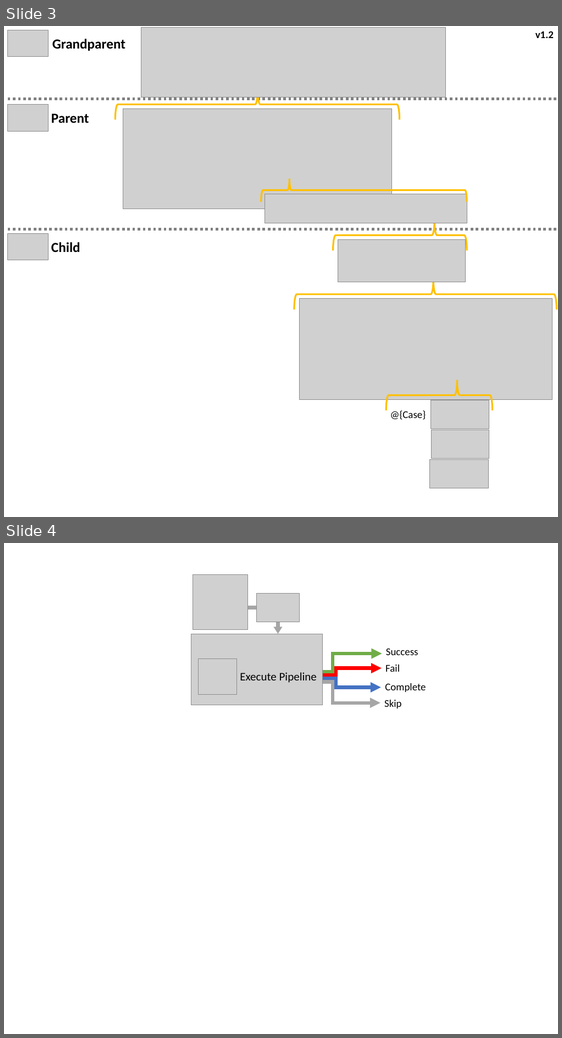
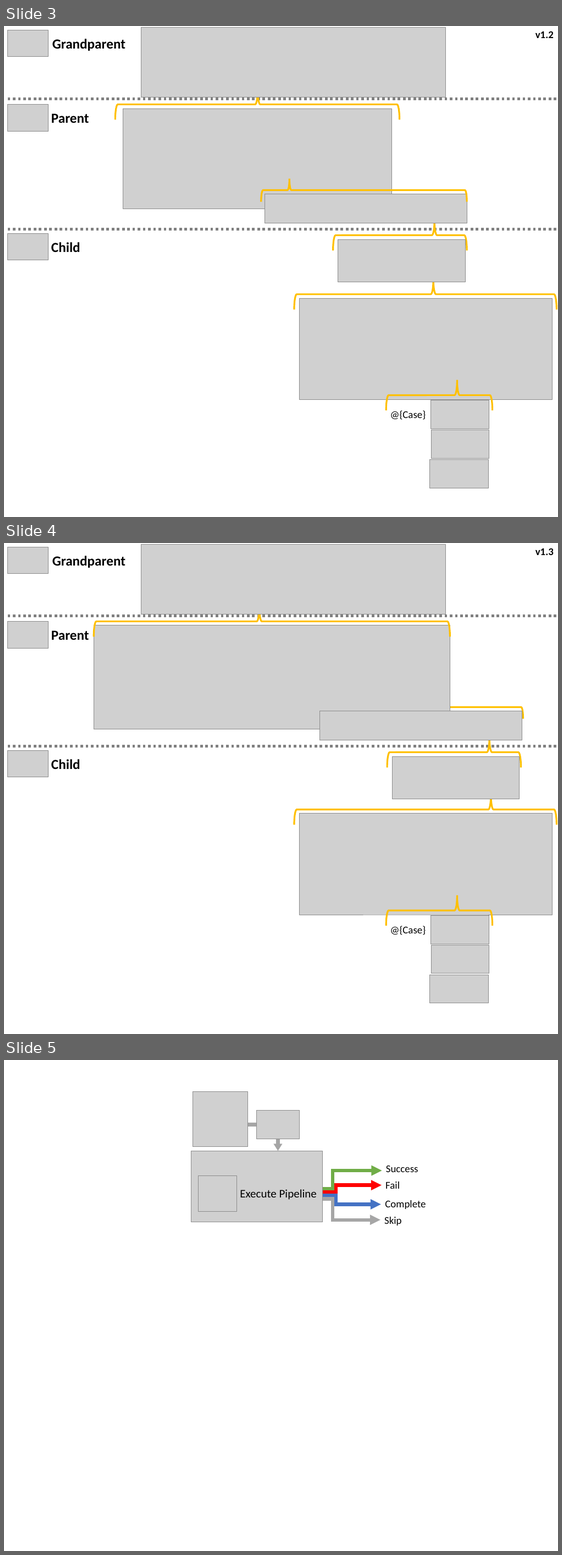
Before and after one commit to mrpaulandrew/procfwk, a slide deck: Images/All ADF Activities.pptx. Shown one above the other, each under a label of ours: slides 3 and 4 before the commit, slides 3, 4 and 5 after it. The pictures are 562x1038 and 562x1555 pixels, drawn with LibreOffice and Linux fonts; fonts in the diff are those of the drawing; grey boxes stand for pictures. Boxes give left, top, right and bottom in pixels: in the first picture for what was removed or moved away, otherwise in the second. Text is boxed around its words. In the diff, an @@ line names an element or a change of style, - is before the commit and + after.

```diff
--- a/Images/All ADF Activities.pptx
+++ b/Images/All ADF Activities.pptx
@@ slide 4 added at box(4, 543, 558, 1034), background #FFFFFF @@
@@ picture added at box(8, 547, 49, 573) @@
@@ text added at box(52, 556, 126, 568), 24 pt, text #000000, bold @@
+Grandparent
@@ picture added at box(141, 545, 446, 614) @@
@@ text added at box(536, 548, 554, 555), 18 pt, text #000000, bold @@
+v1.3
@@ left brace added at box(94, 606, 450, 637), outline #FFC000 3 pt @@
@@ line added from (8, 616) to (558, 616), #808080 4.5 pt dashed @@
@@ picture added at box(8, 622, 49, 648) @@
@@ picture added at box(94, 625, 450, 729) @@
@@ text added at box(51, 630, 89, 640), 24 pt, text #000000, bold @@
+Parent
@@ left brace added at box(317, 695, 524, 718), outline #FFC000 3 pt @@
@@ picture added at box(320, 711, 523, 740) @@
@@ left brace added at box(387, 737, 521, 767), outline #FFC000 3 pt @@
@@ line added from (8, 747) to (558, 747), #808080 4.5 pt dashed @@
@@ picture added at box(8, 750, 49, 777) @@
@@ picture added at box(392, 757, 520, 799) @@
@@ text added at box(51, 759, 80, 769), 24 pt, text #000000, bold @@
+Child
@@ left brace added at box(294, 794, 557, 825), outline #FFC000 3 pt @@
@@ picture added at box(299, 814, 552, 915) @@
@@ left brace added at box(386, 896, 493, 926), outline #FFC000 3 pt @@
@@ picture added at box(431, 916, 489, 945) @@
@@ text added at box(391, 926, 426, 935), 18 pt, text #000000 @@
+@{Case}
@@ picture added at box(431, 945, 489, 974) @@
@@ picture added at box(430, 975, 489, 1003) @@
@@ what was slide 4 is now slide 5 @@
```
Also in this commit, not shown: 3 other files.
